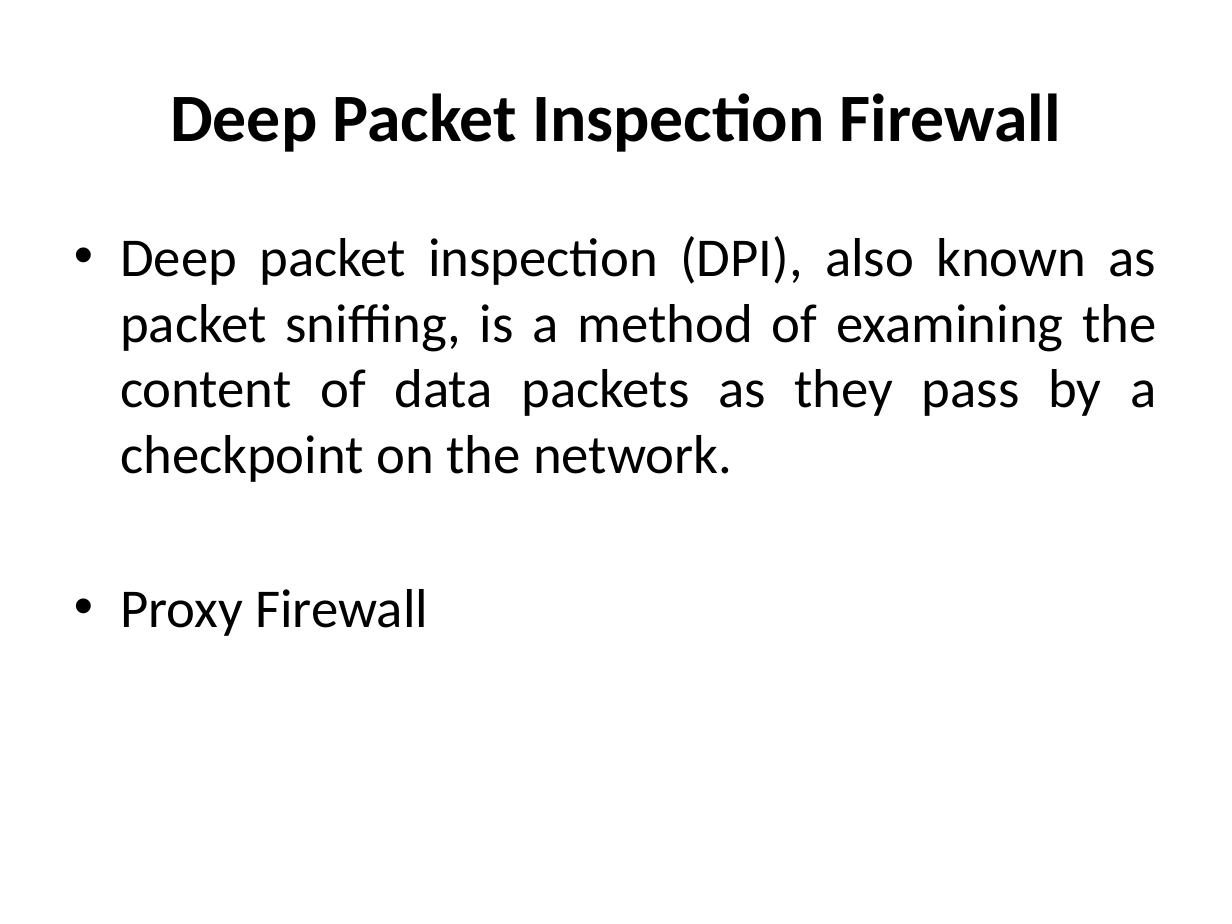
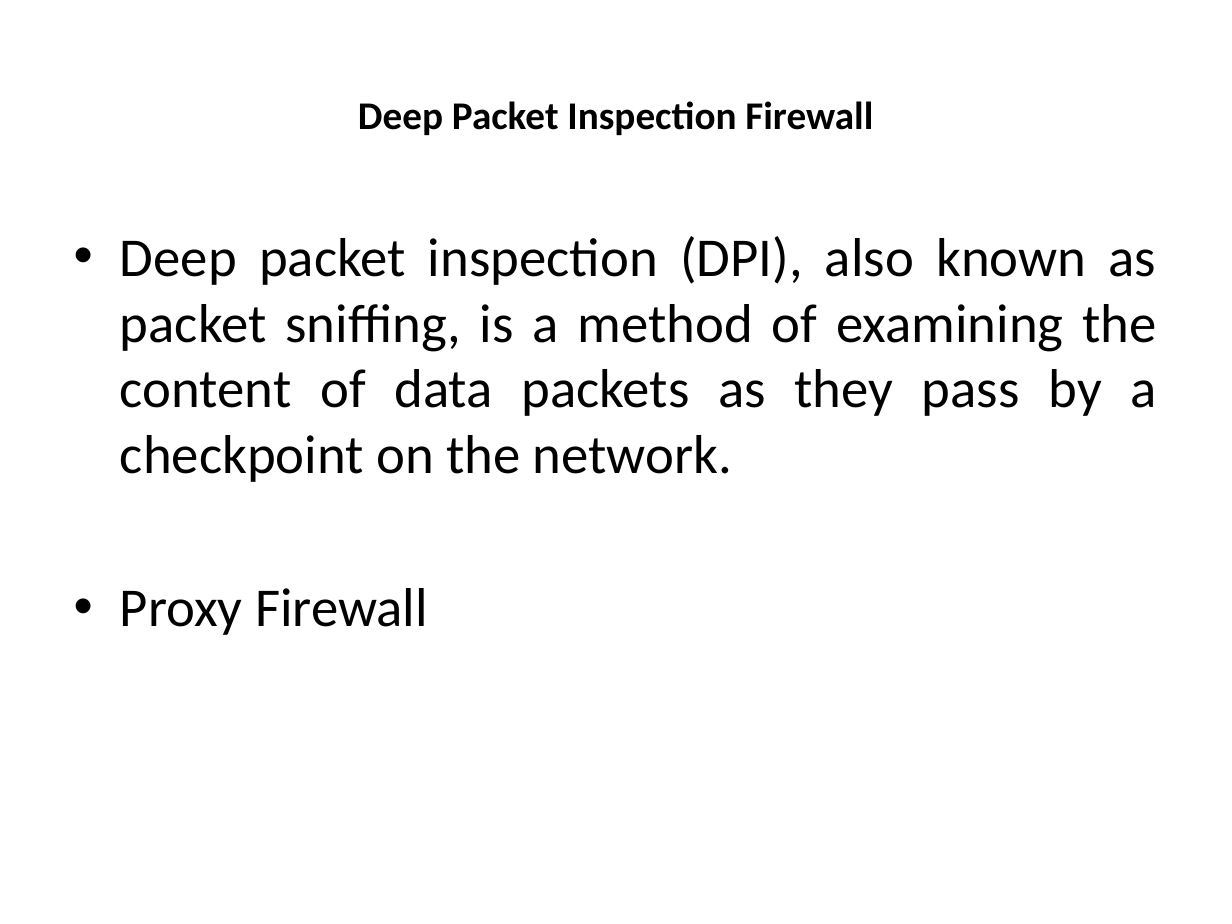
Before and after one commit to VatsalBhuva11/college, a slide deck: slide 6 of Sem 5/CS/notes/network-security/firewall.pptx. Drawn at 1232x924 pixels with LibreOffice and Linux fonts; fonts in the diff are those of the drawing. Boxes give left, top, right and bottom in pixels: in the first picture for what was removed or moved away, otherwise in the second. Text is boxed around its words. In the diff, an @@ line names an element or a change of style, - is before the commit and + after.

```diff
--- a/Sem 5/CS/notes/network-security/firewall.pptx
+++ b/Sem 5/CS/notes/network-security/firewall.pptx
@@ title "Deep Packet Inspection Firewall" at bbox=[358, 101, 873, 135]: size 39.6 to 22.9 pt @@
```
Also in this commit, not shown: 8 other slides changed, 5 other files.
